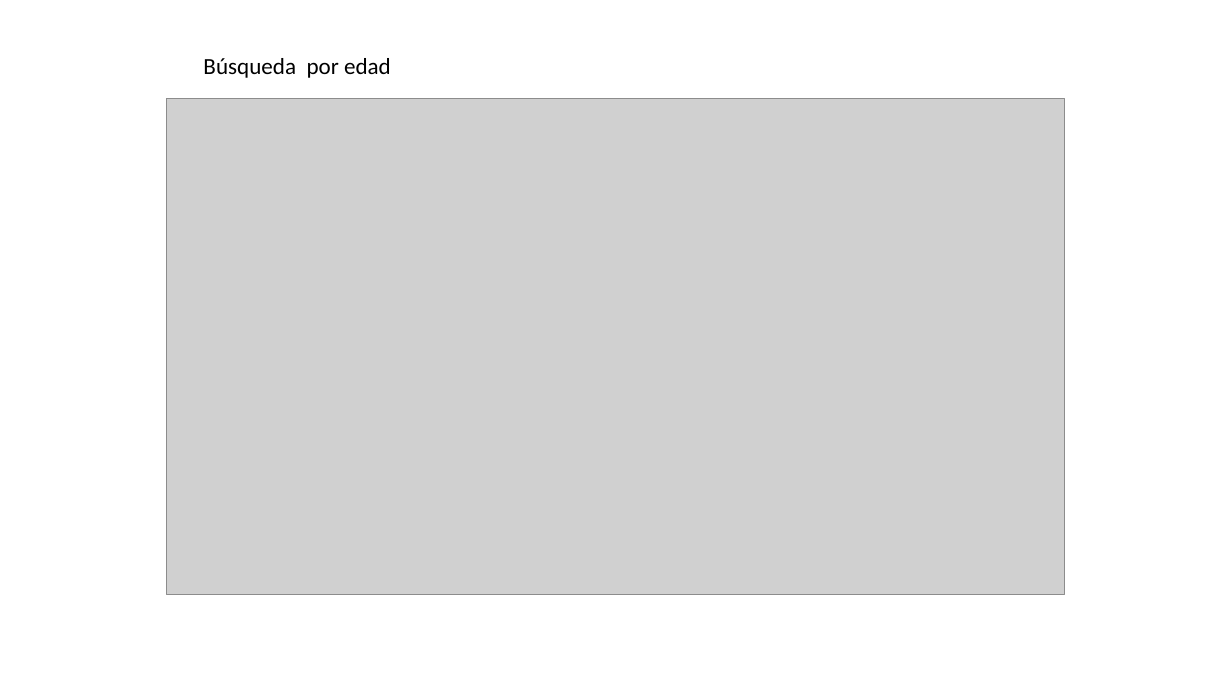
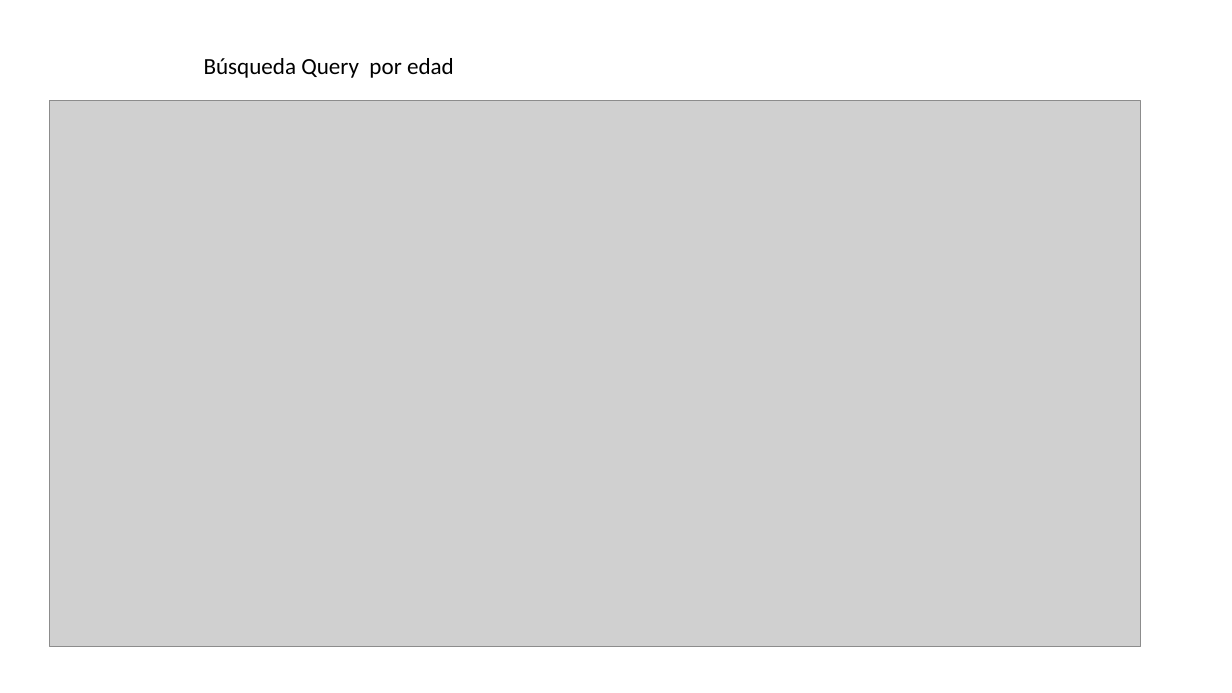
Before and after one commit to dperco/desafio_Alkemy, a slide deck: slide 11 of api_disney/documento_api.pptx (slide 12 before the commit). Drawn at 1232x693 pixels with LibreOffice and Linux fonts; fonts in the diff are those of the drawing; grey boxes stand for pictures. Boxes give left, top, right and bottom in pixels: in the first picture for what was removed or moved away, otherwise in the second. Text is boxed around its words. In the diff, an @@ line names an element or a change of style, - is before the commit and + after.

```diff
--- a/api_disney/documento_api.pptx
+++ b/api_disney/documento_api.pptx
@@ text at (204,58,454,78): text changed @@
-Búsqueda por edad
+Búsqueda Query por edad
@@ picture: place and size @@
-picture at (167,99,1066,594)
+picture at (50,100,1141,646)
```
Also in this commit, not shown: 9 other slides changed, 5 slides removed, 4 other files.
